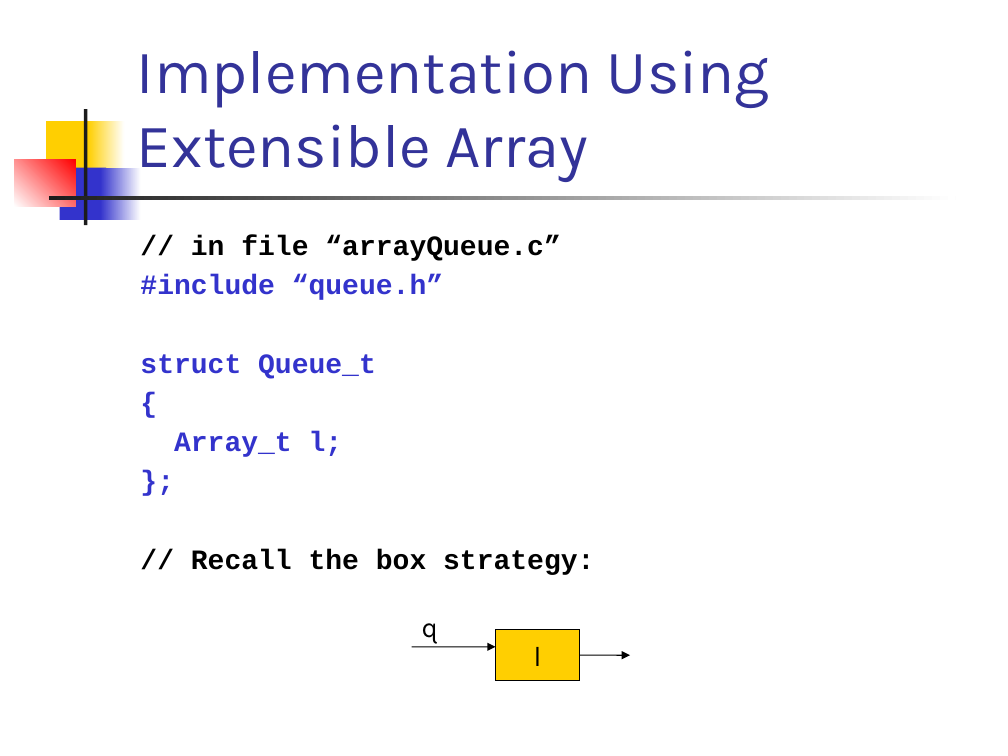
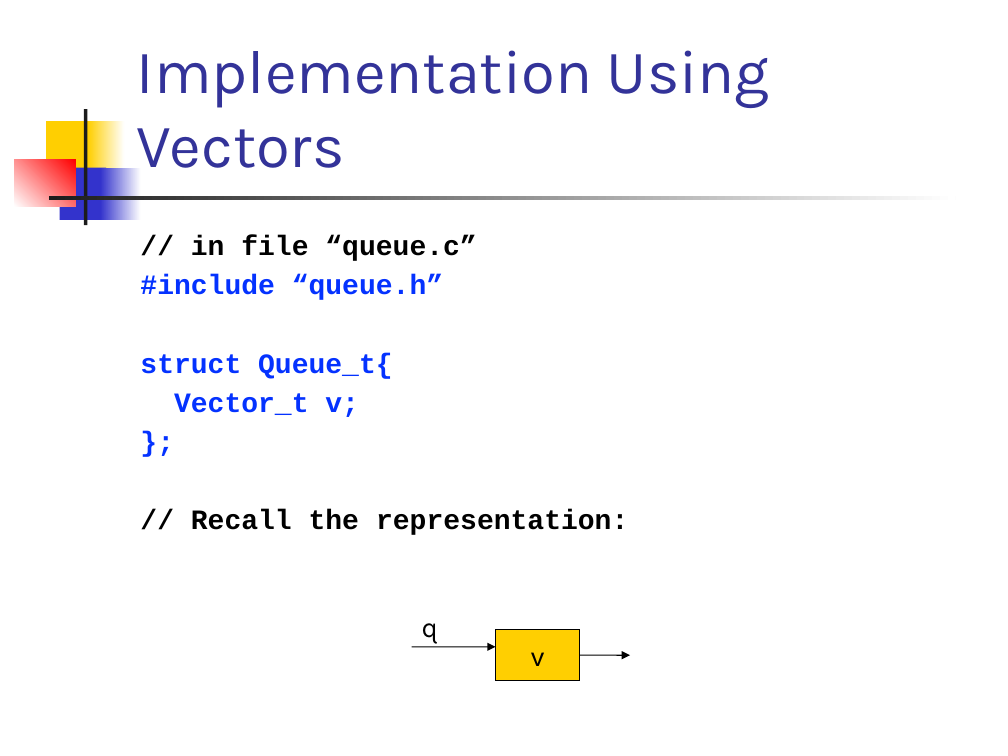
Before and after one commit to csslab-ustc/csslab-ustc.github.io, a slide deck: slide 5 of courses/sysprog/slides/lec16-queue.pptx. Drawn at 1008x756 pixels with LibreOffice and Linux fonts; fonts in the diff are those of the drawing. Boxes give left, top, right and bottom in pixels: in the first picture for what was removed or moved away, otherwise in the second. Text is boxed around its words. In the diff, an @@ line names an element or a change of style, - is before the commit and + after.

```diff
--- a/courses/sysprog/slides/lec16-queue.pptx
+++ b/courses/sysprog/slides/lec16-queue.pptx
@@ title at (x1=137, y1=50, x2=770, y2=168): text changed @@
-Implementation Using Extensible Array
+Implementation Using Vectors
@@ text at (x1=191, y1=235, x2=476, y2=261): text changed @@
-// in file “arrayQueue.c”
+// in file “queue.c”
@@ text at (x1=140, y1=274, x2=443, y2=300): text colour #3333CC to #0432FF in "#include “queue.h”", "};" @@
@@ text at (x1=140, y1=353, x2=393, y2=417): text changed; text colour #3333CC to #0432FF @@
-struct Queue_t
-{
-Array_t l;
+struct Queue_t{
+Vector_t v;
@@ text at (x1=191, y1=510, x2=628, y2=535): text changed @@
-// Recall the box strategy:
+// Recall the representation:
@@ text in rectangle at (x1=531, y1=652, x2=545, y2=666): text changed @@
-l
+v
```
Also in this commit, not shown: 23 other slides changed, 4 slides removed, 10 other files.
